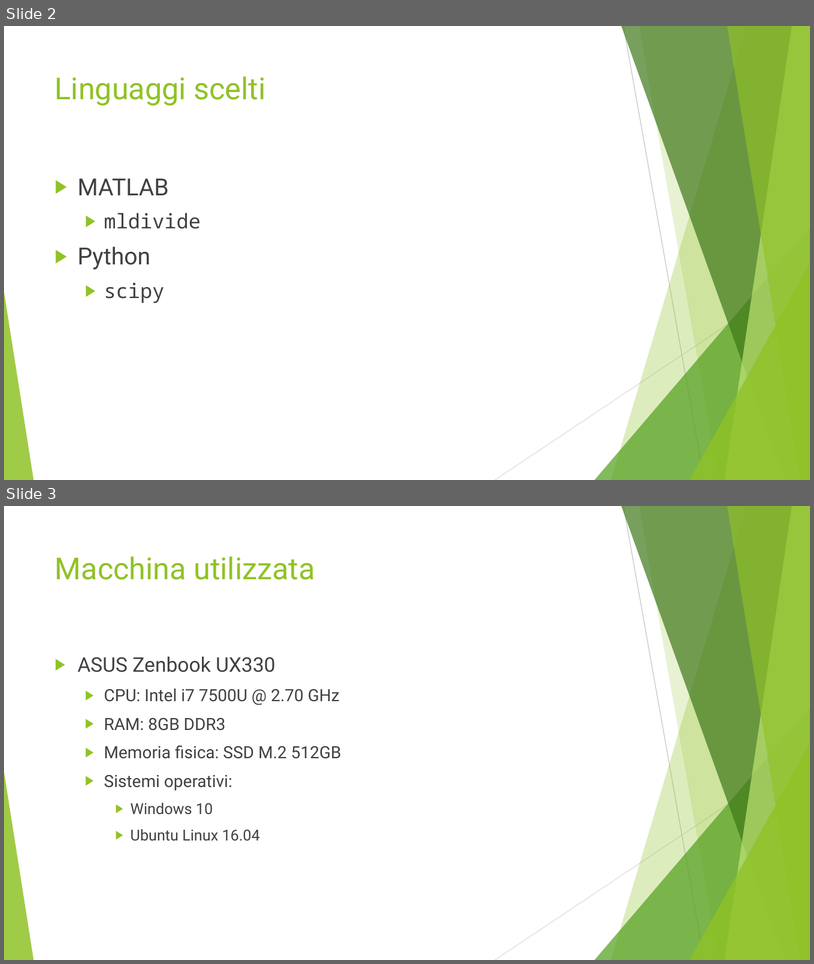
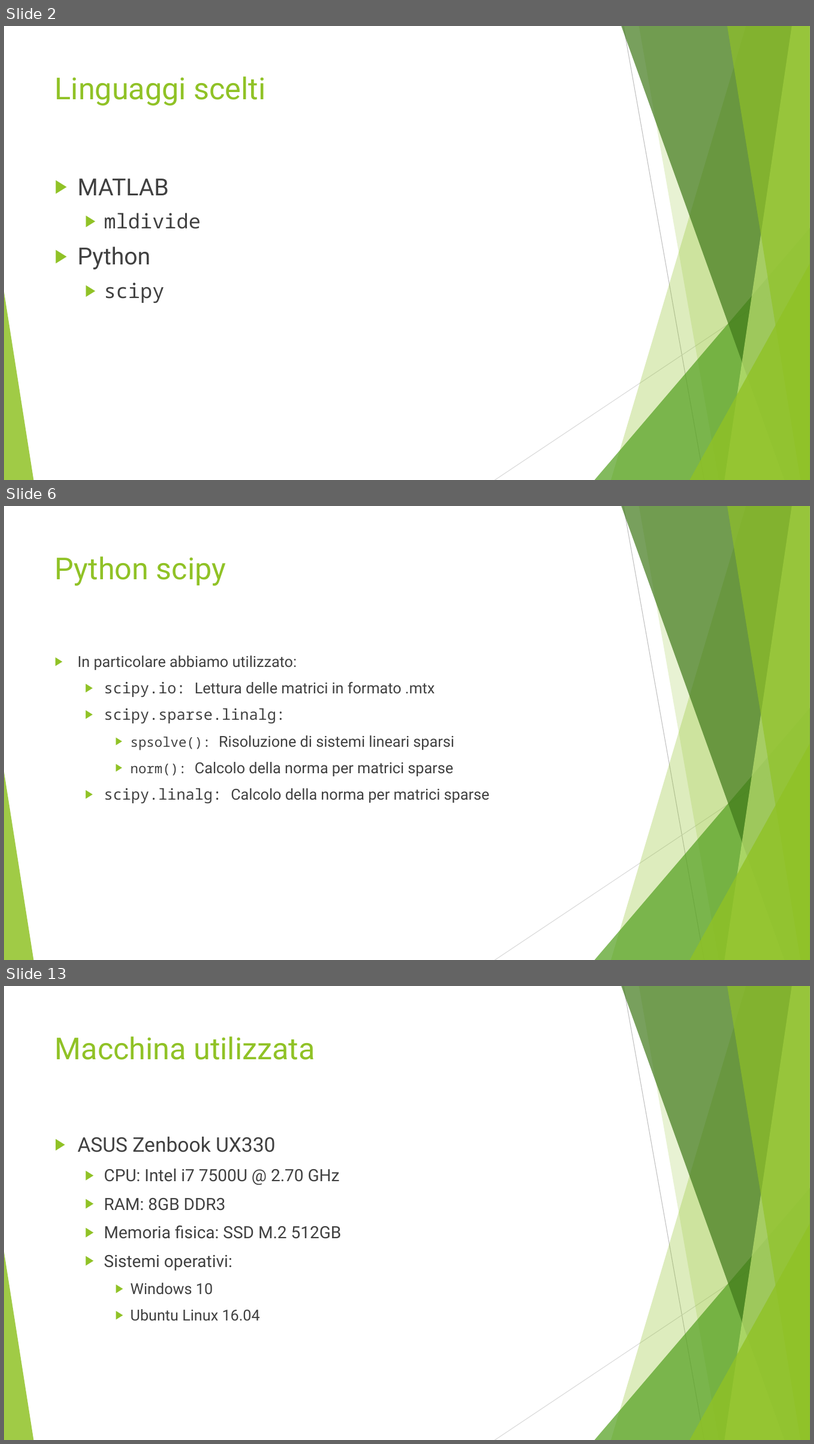
Before and after one commit to CostantiniMatteo/progetto-mcs, a slide deck: presentazione.pptx. Shown one above the other, each under a label of ours: slides 2 and 3 before the commit, slides 2, 6 and 13 after it; the slides between them are not shown. The pictures are 814x964 and 814x1444 pixels, drawn with LibreOffice and Linux fonts; fonts in the diff are those of the drawing. Boxes give left, top, right and bottom in pixels: in the first picture for what was removed or moved away, otherwise in the second. Text is boxed around its words. In the diff, an @@ line names an element or a change of style, - is before the commit and + after.

```diff
--- a/presentazione.pptx
+++ b/presentazione.pptx
@@ slide 6 added at (4, 506, 810, 960), background #FFFFFF; not listed: 10 template elements that a slide beside it also shows @@
@@ title added at (55, 556, 226, 586), 36 pt, text #90C226 @@
+Python scipy
@@ text added at (78, 655, 490, 803), 18 pt, text #404040 @@
+▶ In particolare abbiamo utilizzato:
+  ▶ scipy.io: Lettura delle matrici in formato .mtx
+  ▶ scipy.sparse.linalg:
+    ▶ spsolve(): Risoluzione di sistemi lineari sparsi
+    ▶ norm(): Calcolo della norma per matrici sparse
+  ▶ scipy.linalg: Calcolo della norma per matrici sparse
@@ what was slide 3 is now slide 13 @@
```
Also in this commit, not shown: 2 slides changed, 7 other slides added, 2 other files.
